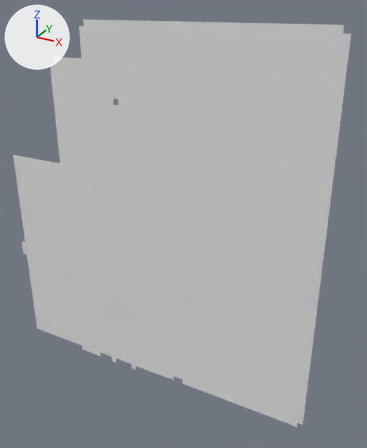
Two versions of the OBJ model Assets/Tiled2Unity/Meshes/Map1_1.obj, one commit apart.
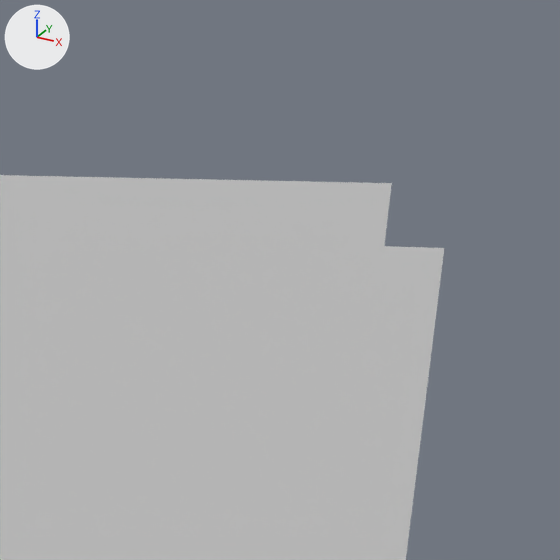
There are two pictures of each version: one whole from a 50 mm camera at (14.2, -69.1, 2.7) aimed at (-25.6, 3.3, -33.4), one close up on the part from 79% to 100% of the width and 0% to 17% of the height. Arrows for +X, +Y and +Z are at upper left; the lights stay in place. Where no turn or scale is listed for an object, it has been applied to the vertices.

Objects in the first close-up: 'Map1_1'.
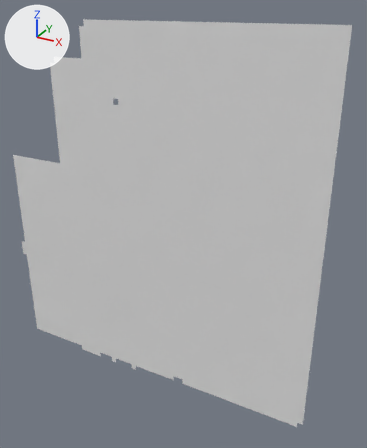
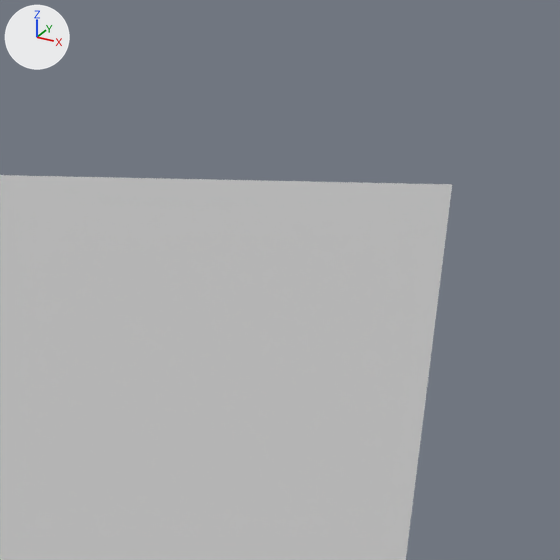
Boxes (x1, y1, x2, y2) around the edits, measured in the close-ups (560 x 560 px):
'Map1_1', reshaped
    before: (0, 175, 444, 560)
    after: (0, 175, 452, 560)
part 1 of me_map1_1, added
    after: (384, 183, 452, 248)

Diff of the bpy script that builds the scene:
```diff
--- a/Assets/Tiled2Unity/Meshes/Map1_1.obj.py
+++ b/Assets/Tiled2Unity/Meshes/Map1_1.obj.py
@@ me_map1_1 @@
 me_map1_1.from_pydata(...)  # 3888 vertices, 3753 faces; spans x -63.0..0.0, y 0.0, z -67.0..0.0
 # used by ob_map1_1; location = (0.0, 0.0, 0.0)
 # verts and faces of me_map1_1; kept vertices keep their numbers, new ones are numbered from 3888
 # before: 0 (-1.0, 0.0, -1.0) at pixel (384, 246), 3 (-1.0, 0.0, 0.0) at pixel (391, 183), 86 (0.0, 0.0, -1.0) at pixel (444, 247)
+# me_map1_1 part 1
+verts[3888] = (0.0, 0.0, 0.0)  # pixel (452, 184)
+faces += [(0, 3, 3888, 86)]
```
